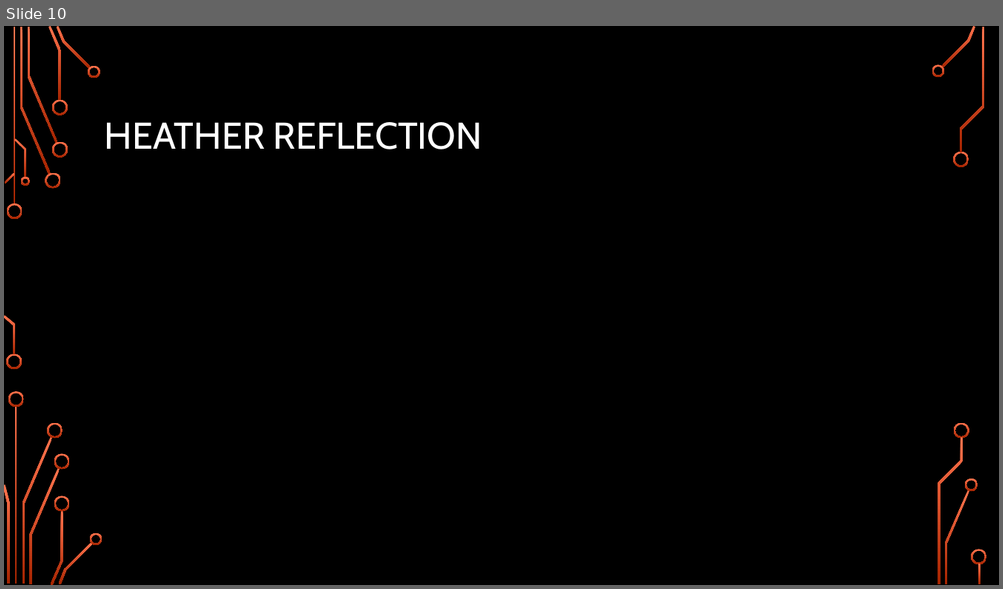
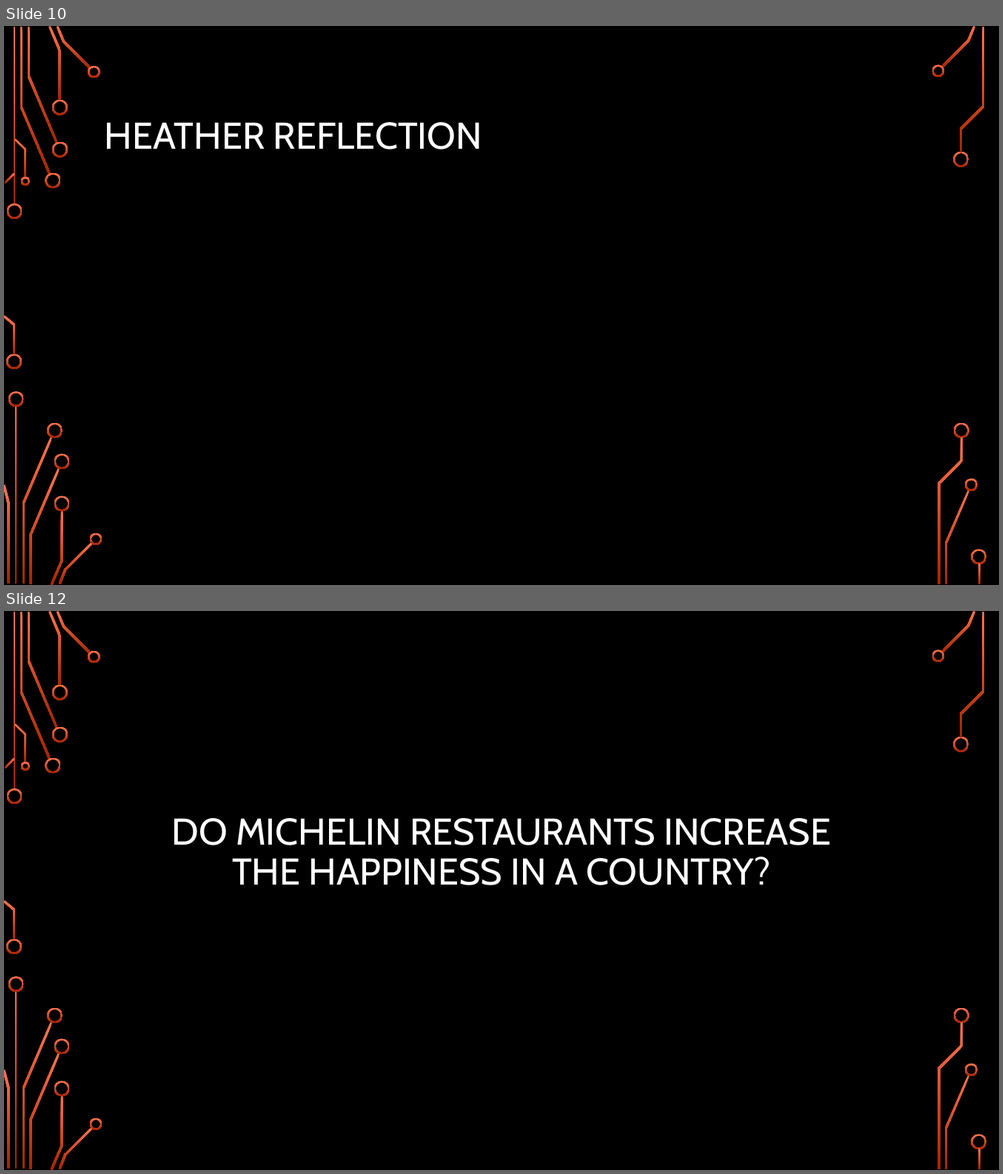
Before and after one commit to HBarker74582/Hap-Py, a slide deck: The Dimensions of Happiness.pptx. Shown one above the other, each under a label of ours: slide 10 before the commit, slides 10 and 12 after it; the slides between them are not shown. The pictures are 1003x589 and 1003x1174 pixels, drawn with LibreOffice and Linux fonts; fonts in the diff are those of the drawing; background and template pictures are left out. Boxes give left, top, right and bottom in pixels: in the first picture for what was removed or moved away, otherwise in the second. Text is boxed around its words. In the diff, an @@ line names an element or a change of style, - is before the commit and + after.

```diff
--- a/The Dimensions of Happiness.pptx
+++ b/The Dimensions of Happiness.pptx
@@ slide 12 added at (x1=4, y1=611, x2=999, y2=1170), background picture (left out); not listed: 36 template elements that a slide beside it also shows @@
@@ title added at (x1=171, y1=818, x2=831, y2=886), 36 pt, text #FFFFFF @@
+DO MICHELIN RESTAURANTS INCREASE THE HAPPINESS IN A COUNTRY?
```
Also in this commit, not shown: 10 other slides added, 4 other files.
